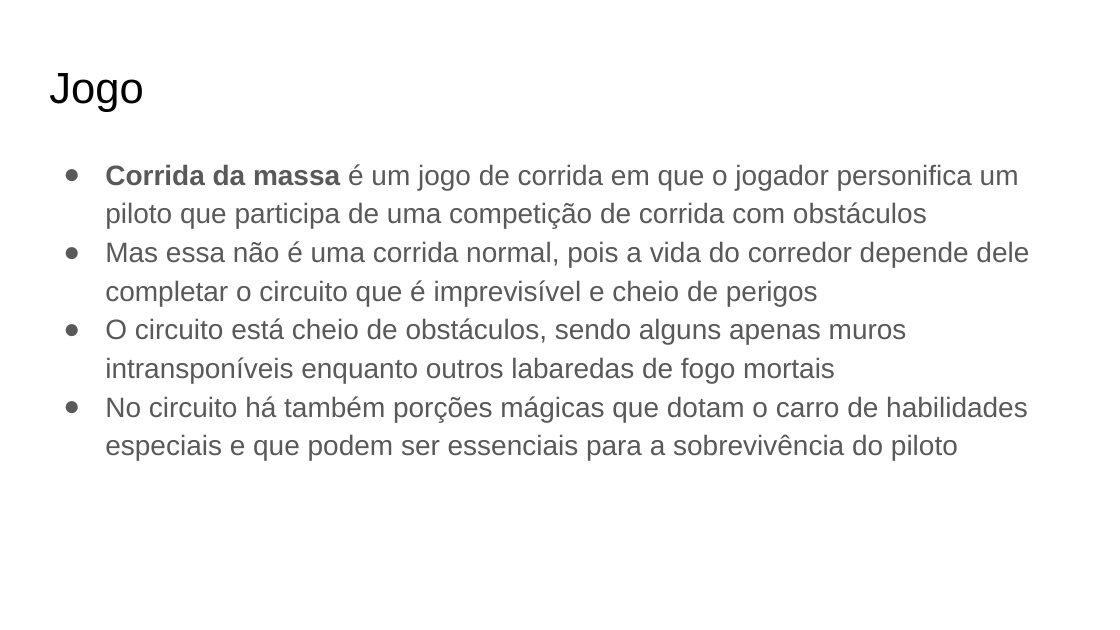
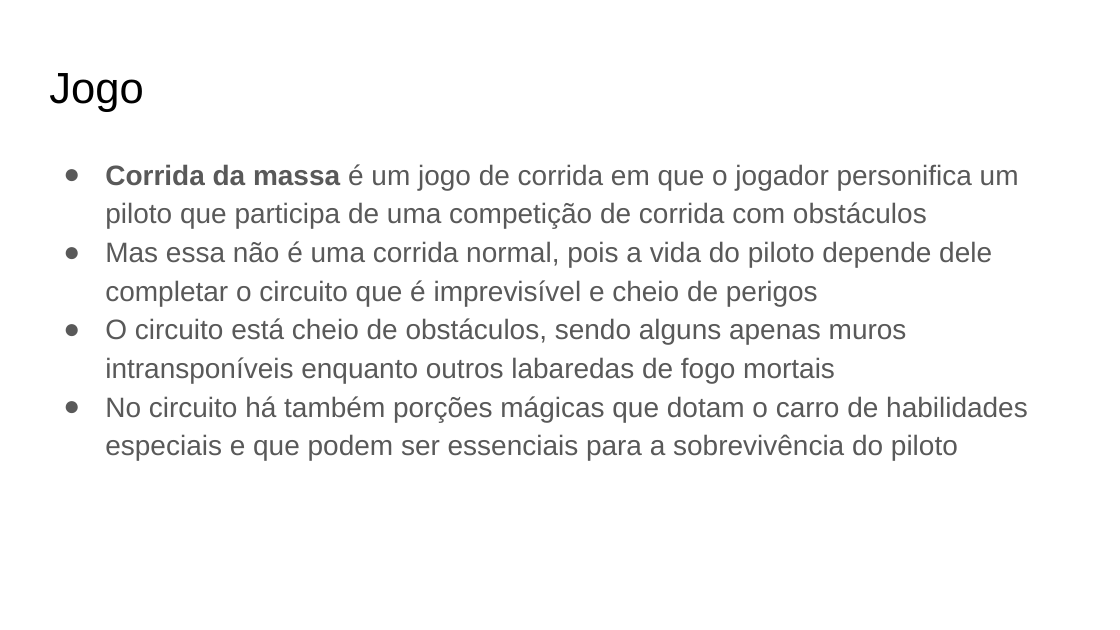
Before and after one commit to randersonLemos/peixonauta, a slide deck: slide 3 of lab07/assets/apresentacao_1.odp. Drawn at 1120x630 pixels with LibreOffice and Linux fonts; fonts in the diff are those of the drawing. Boxes give left, top, right and bottom in pixels: in the first picture for what was removed or moved away, otherwise in the second. Text is boxed around its words. In the diff, an @@ line names an element or a change of style, - is before the commit and + after.

```diff
--- a/lab07/assets/apresentacao_1.odp
+++ b/lab07/assets/apresentacao_1.odp
@@ text at <box>105,241,992,306</box>: text changed @@
-● Mas essa não é uma corrida normal, pois a vida do corredor depende dele completar o circuito que é imprevisível e cheio de perigos
+● Mas essa não é uma corrida normal, pois a vida do piloto depende dele completar o circuito que é imprevisível e cheio de perigos
```
Also in this commit, not shown: 9 other slides changed, 1 slide added, 3 slides removed, 2 other files.
